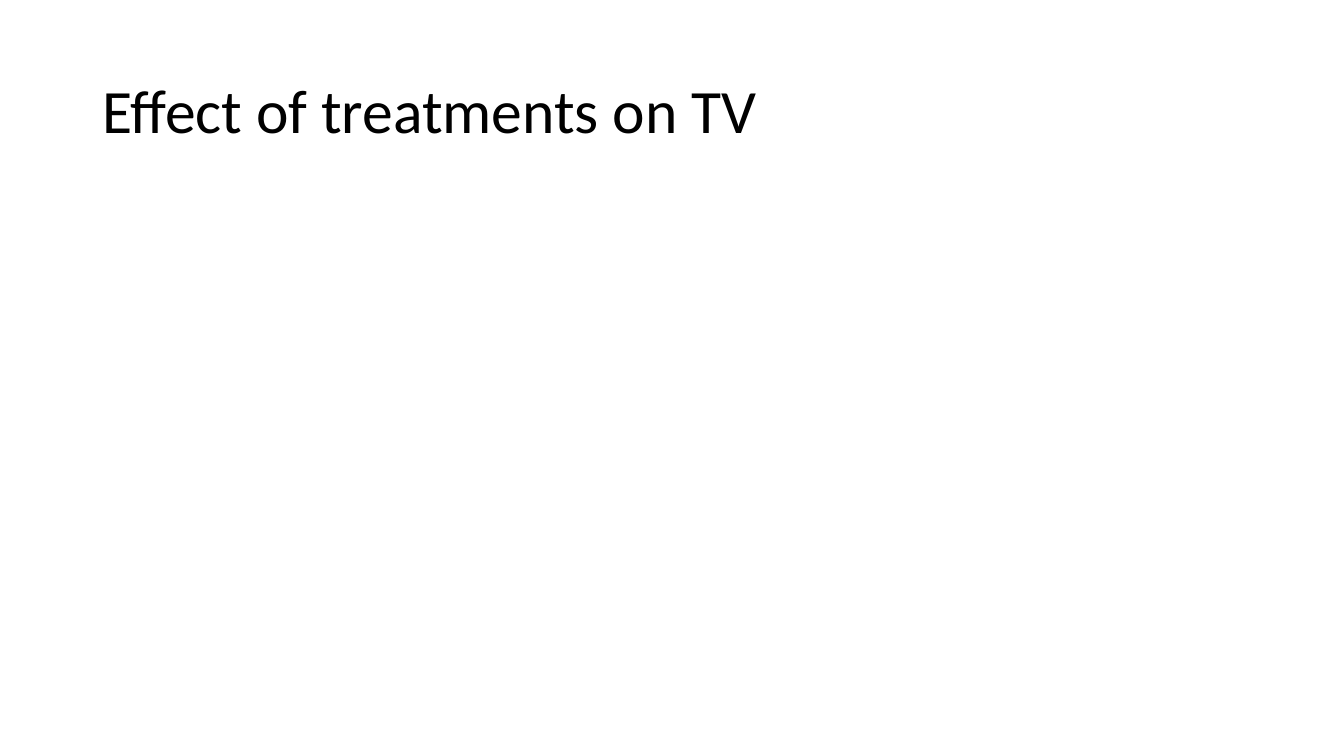
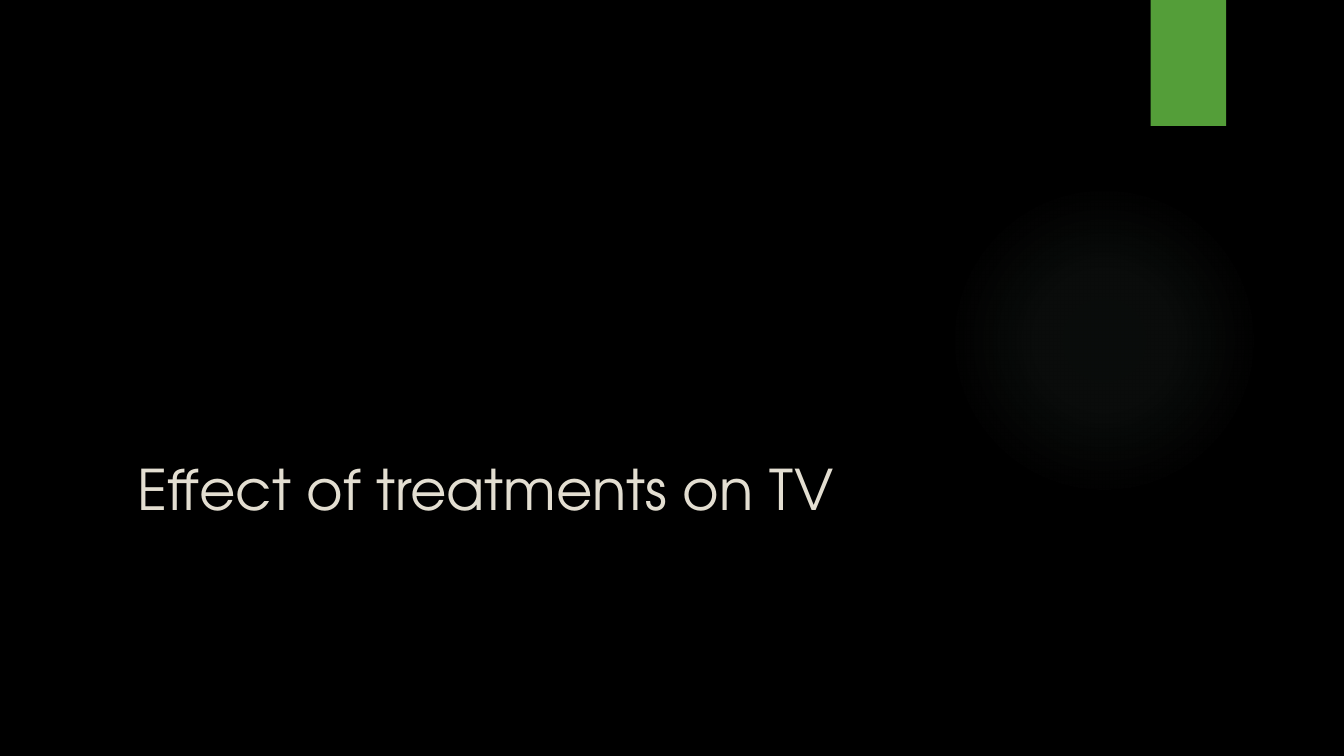
Before and after one commit to TrevorHD/CNSeedDrop, a slide deck: slide 4 of DreesHowerton_STAT501_Presentation.pptx. Drawn at 1344x756 pixels with LibreOffice and Linux fonts; fonts in the diff are those of the drawing; background and template pictures are left out. Boxes give left, top, right and bottom in pixels: in the first picture for what was removed or moved away, otherwise in the second. Text is boxed around its words. In the diff, an @@ line names an element or a change of style, - is before the commit and + after.

Commit message:
Started ppt updates for TV by treatment

```diff
--- a/DreesHowerton_STAT501_Presentation.pptx
+++ b/DreesHowerton_STAT501_Presentation.pptx
@@ background #FFFFFF to picture (left out) @@
@@ rectangle added at [1150,0,1226,126], fill #549E39 @@
@@ ellipse added at [949,185,1259,495], fill gradient #87A896 @@
@@ title "Effect of treatments on TV": place and size @@
-title "Effect of treatments on TV" at [102,90,757,134]
+title "Effect of treatments on TV" at [137,468,834,511]
@@ title "Effect of treatments on TV" at [137,468,834,511]: size 44 to 40 pt, font Calibri to TeX Gyre Adventor, text colour #000000 to #E3DED1; line spacing 0.9 to 1; vertical alignment middle to bottom @@
```
Also in this commit, not shown: 11 other slides changed, 4 slides added, 1 slide removed, 6 other files.
